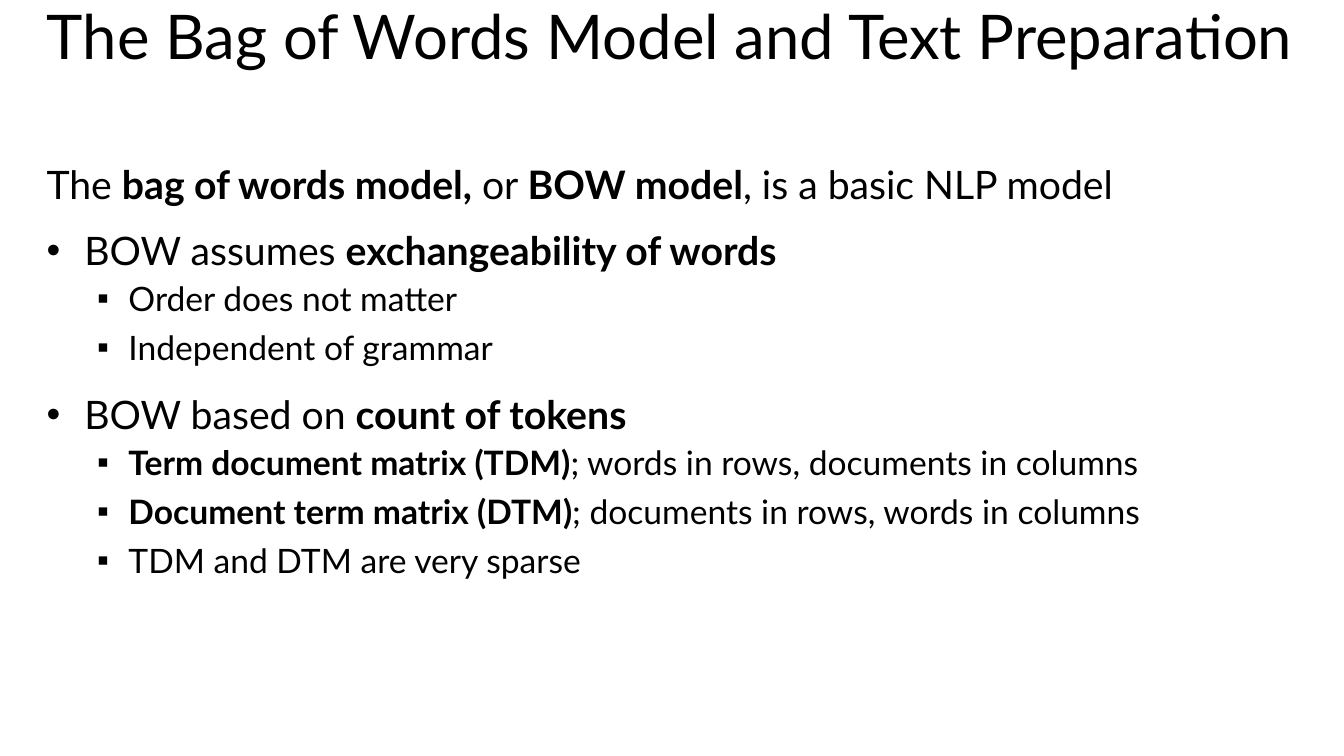
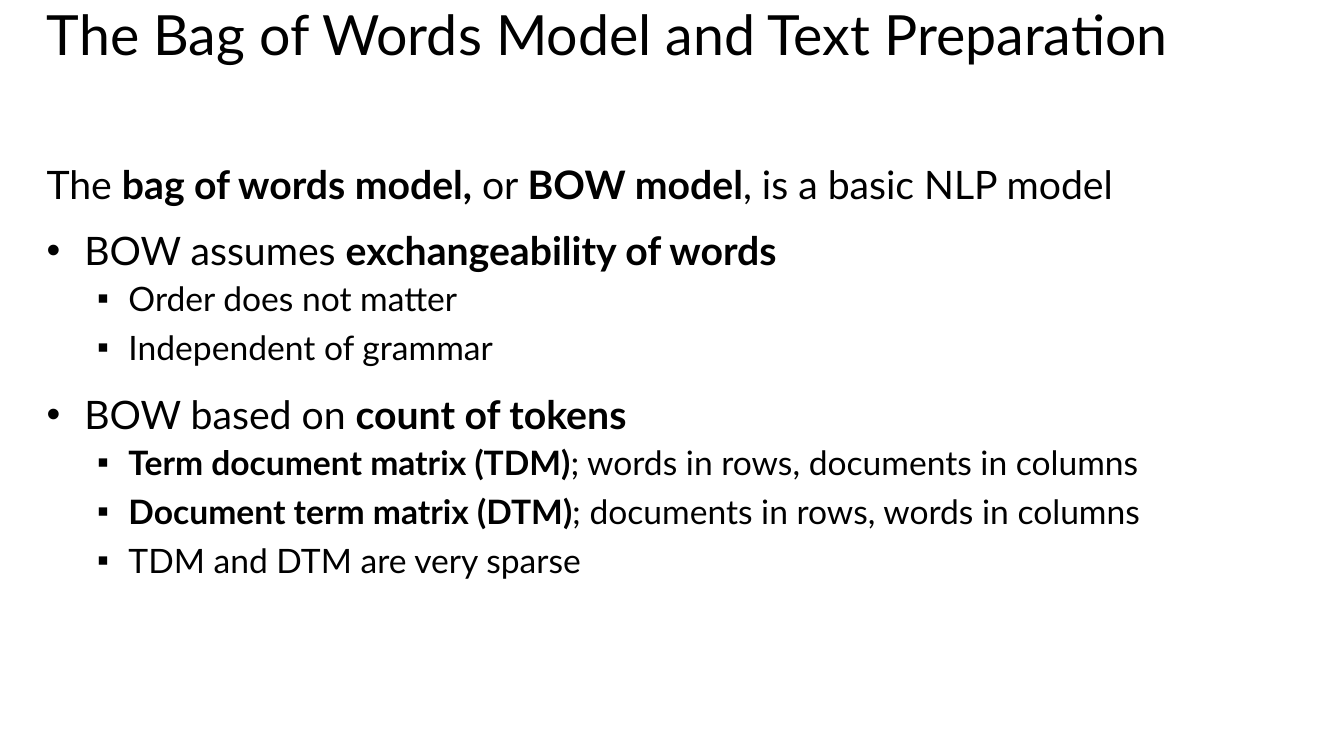
Before and after one commit to StephenElston/MachineLearning530, a slide deck: slide 19 of Lesson3/3_IntroducitonToRnns.pptx. Drawn at 1344x756 pixels with LibreOffice and Linux fonts; fonts in the diff are those of the drawing. Boxes give left, top, right and bottom in pixels: in the first picture for what was removed or moved away, otherwise in the second. Text is boxed around its words. In the diff, an @@ line names an element or a change of style, - is before the commit and + after.

```diff
--- a/Lesson3/3_IntroducitonToRnns.pptx
+++ b/Lesson3/3_IntroducitonToRnns.pptx
@@ title "The Bag of Words Model ..." at <box>47,14,1167,65</box>: size 44 to 39.6 pt @@
```
Also in this commit, not shown: 3 other slides changed.
